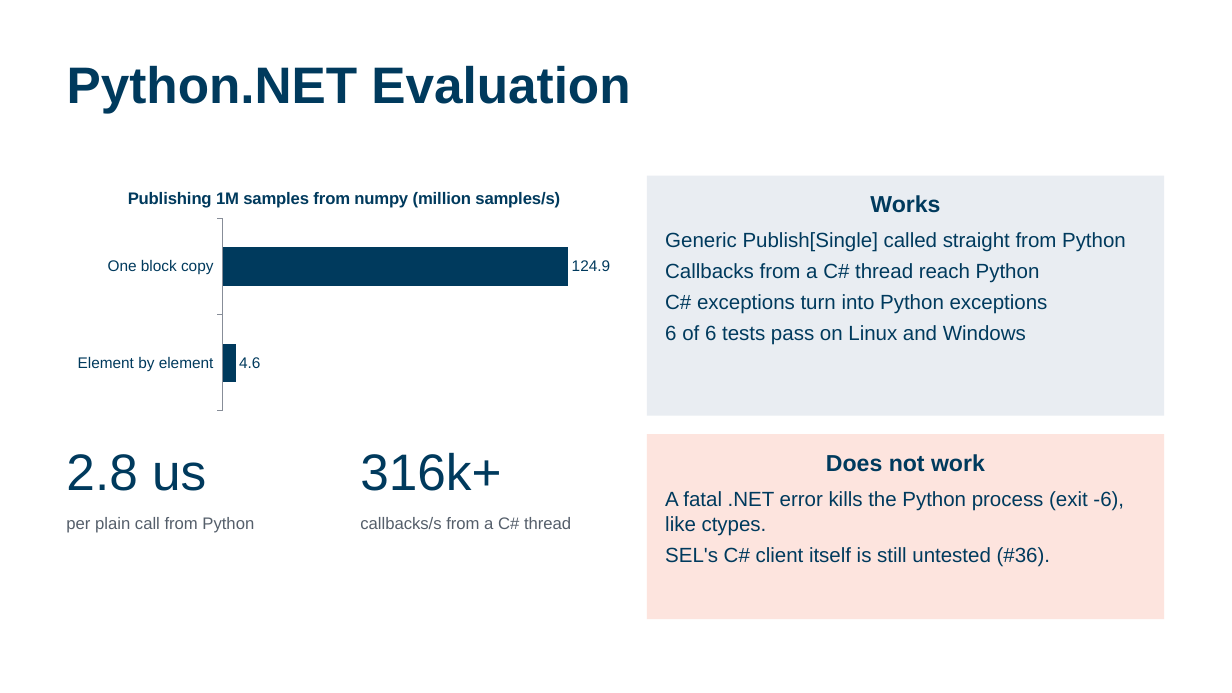
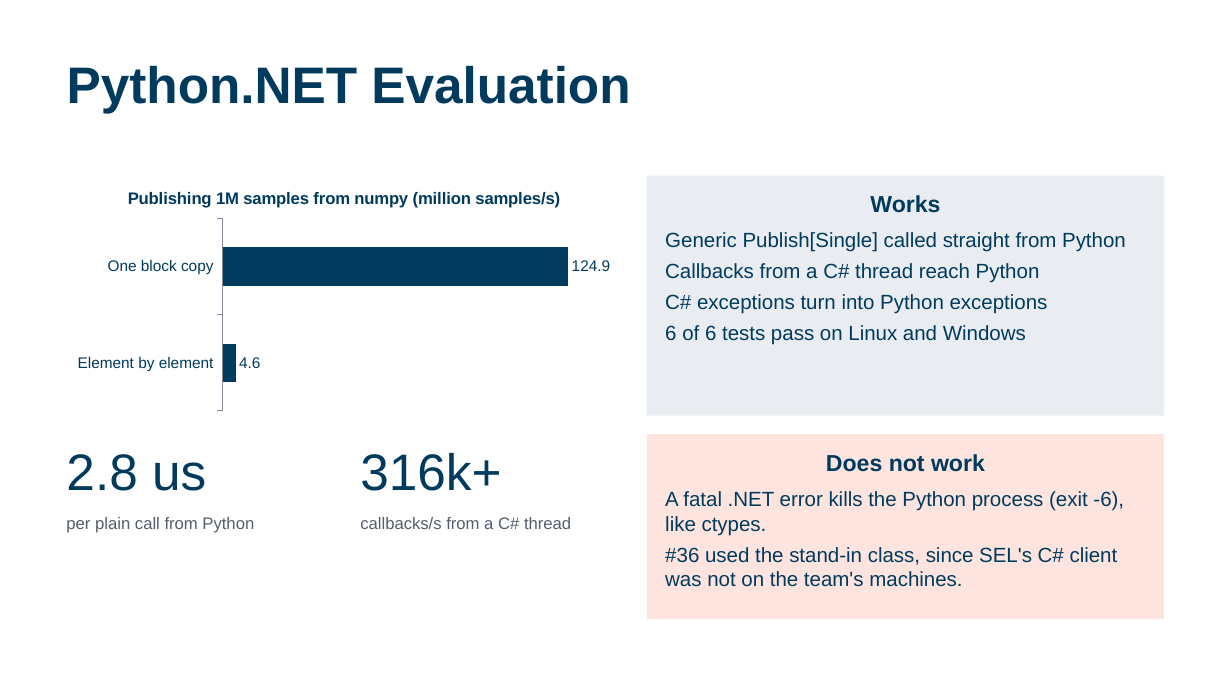
Before and after one commit to calebh13/sel-blueframe-sdk, a slide deck: slide 7 of Sprints/Sprint_5/Sprint 5 Presentation.pptx. Drawn at 1232x693 pixels with LibreOffice and Linux fonts; fonts in the diff are those of the drawing. Boxes give left, top, right and bottom in pixels: in the first picture for what was removed or moved away, otherwise in the second. Text is boxed around its words. In the diff, an @@ line names an element or a change of style, - is before the commit and + after.

```diff
--- a/Sprints/Sprint_5/Sprint 5 Presentation.pptx
+++ b/Sprints/Sprint_5/Sprint 5 Presentation.pptx
@@ text in rectangle at (665, 547, 1118, 587): text changed @@
-SEL's C# client itself is still untested (#36).
+#36 used the stand-in class, since SEL's C# client was not on the team's machines.
```
Also in this commit, not shown: 3 other slides changed, 5 other files.
